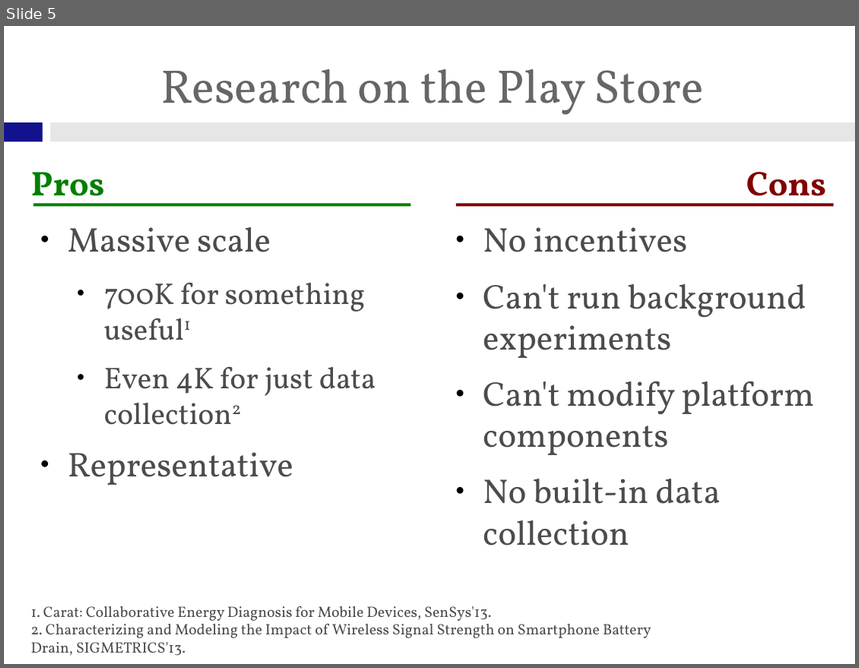
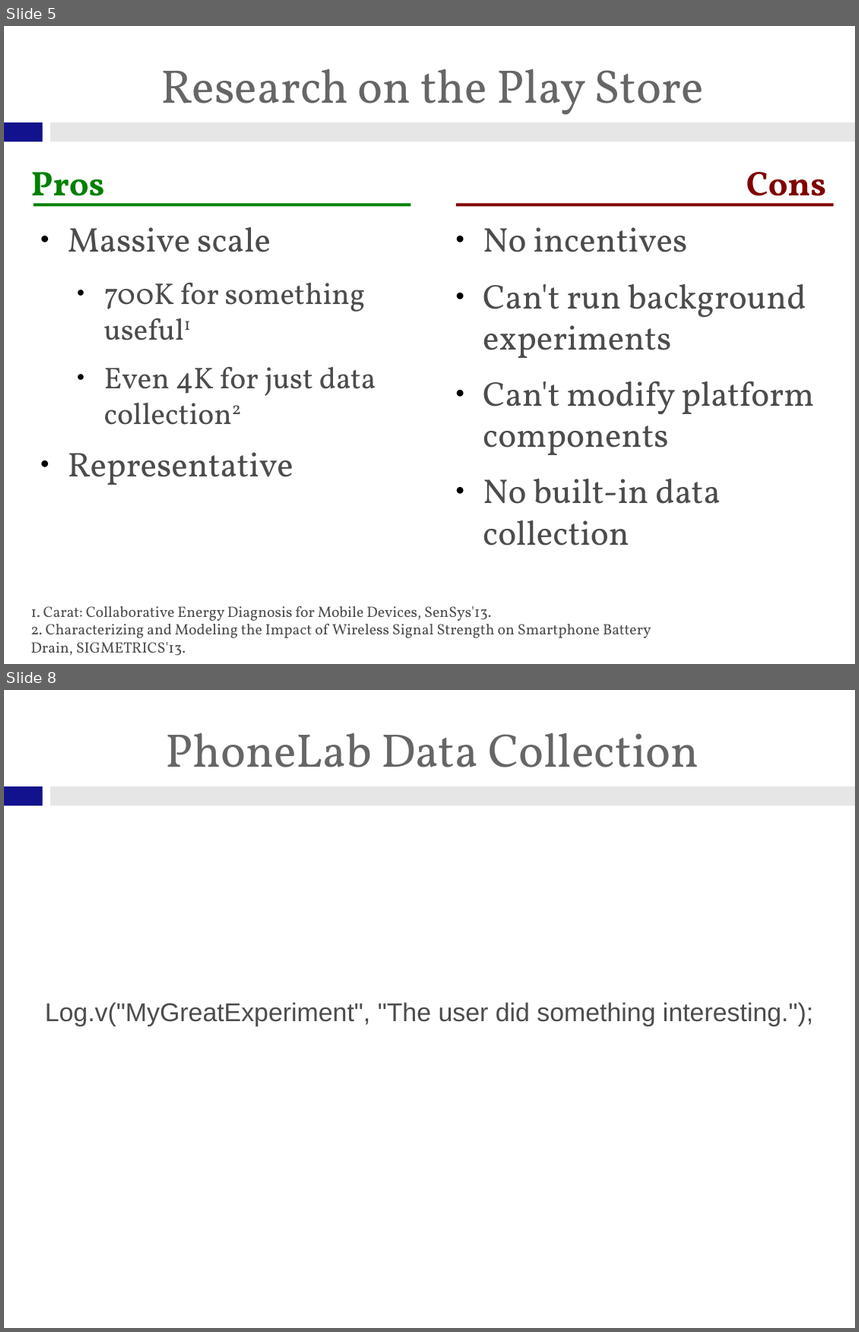
Before and after one commit to gchallen/talks.sensemine2013-phonelab, a slide deck: talk.odp. Shown one above the other, each under a label of ours: slide 5 before the commit, slides 5 and 8 after it; the slides between them are not shown. The pictures are 859x668 and 859x1332 pixels, drawn with LibreOffice and Linux fonts; fonts in the diff are those of the drawing; background and template pictures are left out. Boxes give left, top, right and bottom in pixels: in the first picture for what was removed or moved away, otherwise in the second. Text is boxed around its words. In the diff, an @@ line names an element or a change of style, - is before the commit and + after.

```diff
--- a/talk.odp
+++ b/talk.odp
@@ slide 8 added at (4,690,855,1328), background #FFFFFF; not listed: 2 template elements that a slide beside it also shows @@
@@ title added at (165,733,699,768), 44 pt, text #666666 @@
+PhoneLab Data Collection
@@ text added at (45,1002,813,1027), 24 pt, text #4C4C4C @@
+Log.v("MyGreatExperiment", "The user did something interesting.");
```
Also in this commit, not shown: 1 slide changed, 7 other slides added, 2 slides removed, 9 other files.
